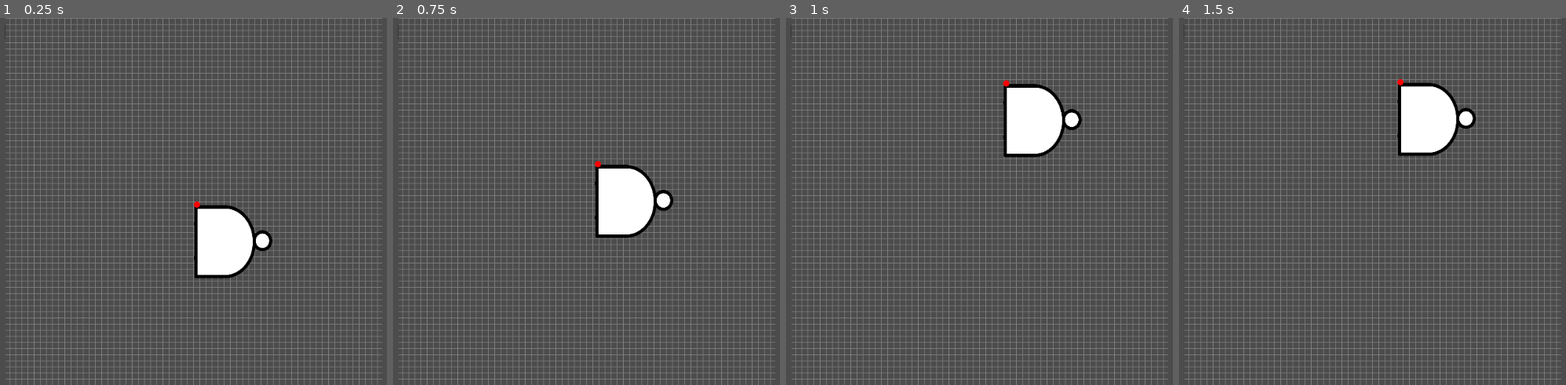
Above: before the commit, frames 1-4 (left to right).
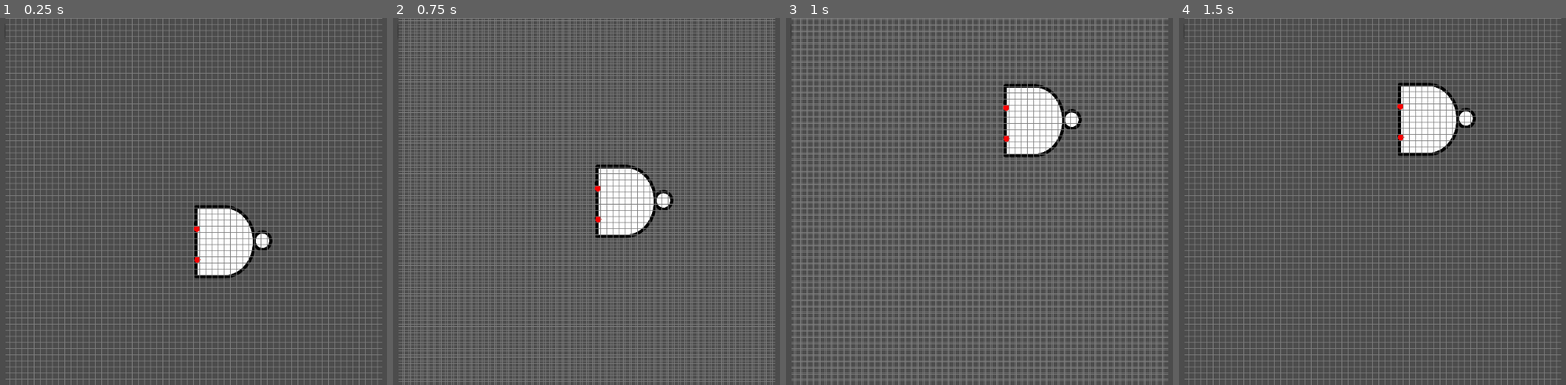
Above: after the commit, the same moments.

Repository: SeanFxyz/assembler_exemplar
Game: Godot game, scene res://scenes/ChipDesigner/ChipDesigner.tscn
Same seed, same stepped clock (60 frames per second), same inputs: the game is played once before the commit and once after it. This scene is started directly instead of the project's main scene.
Inputs (mouse positions are in pixels of both pictures, inside the frame that each line leads up to):
- Up to frame 1 (0.25 s): no input
- Up to frame 2 (0.75 s): tap Enter at 0.5 s; drag from (625, 241) to (648, 120) at 0.52 s
- Up to frame 3 (1 s): no input
- Up to frame 4 (1.5 s): drag from (1248, 219) to (1438, 120) at 1.27 s

The runs differ from the first frame. In frame 1, 0.9% of the frame differs, in the area x 50-71%, y 50-71%; in frame 2, 17%; in frame 3, 17%, in the area x 1-99%, y 0-100%; in frame 4, 0.9%.

Commit message:
Added inputs to Nand.tscn

Diff:
--- a/src/scenes/ChipDesigner/CanvasChips/Nand.tscn
+++ b/src/scenes/ChipDesigner/CanvasChips/Nand.tscn
@@ -1,8 +1,9 @@
-[gd_scene load_steps=5 format=2]
+[gd_scene load_steps=6 format=2]
 
 [ext_resource path="res://images/chips/NAND.png" type="Texture" id=1]
 [ext_resource path="res://scenes/ChipDesigner/CanvasChips/Nand.gd" type="Script" id=2]
 [ext_resource path="res://scenes/ChipDesigner/CanvasChips/ChipInput.tscn" type="PackedScene" id=3]
+[ext_resource path="res://scenes/ChipDesigner/Grid.tscn" type="PackedScene" id=4]
 
 [sub_resource type="RectangleShape2D" id=1]
 extents = Vector2( 64, 60.9454 )
@@ -22,7 +23,11 @@
 [node name="Inputs" type="Node2D" parent="."]
 
 [node name="ChipInput" parent="Inputs" instance=ExtResource( 3 )]
+position = Vector2( 0, 39.685 )
 
 [node name="ChipInput2" parent="Inputs" instance=ExtResource( 3 )]
+position = Vector2( 0.529739, 90.0543 )
 
 [node name="Outputs" type="Node2D" parent="."]
+
+[node name="Grid" parent="." instance=ExtResource( 4 )]
